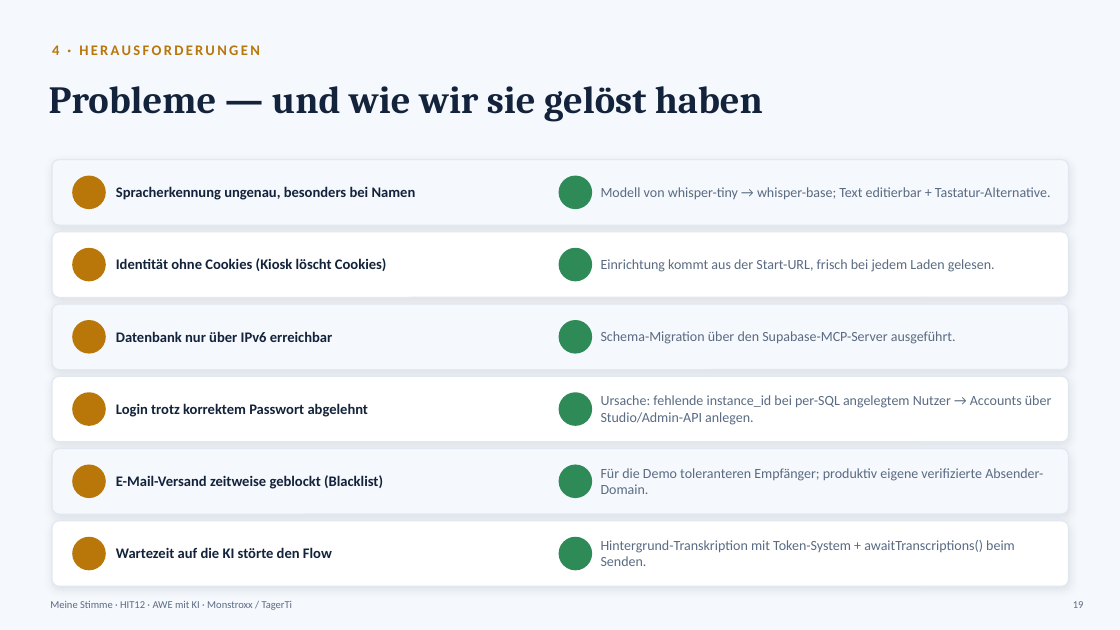
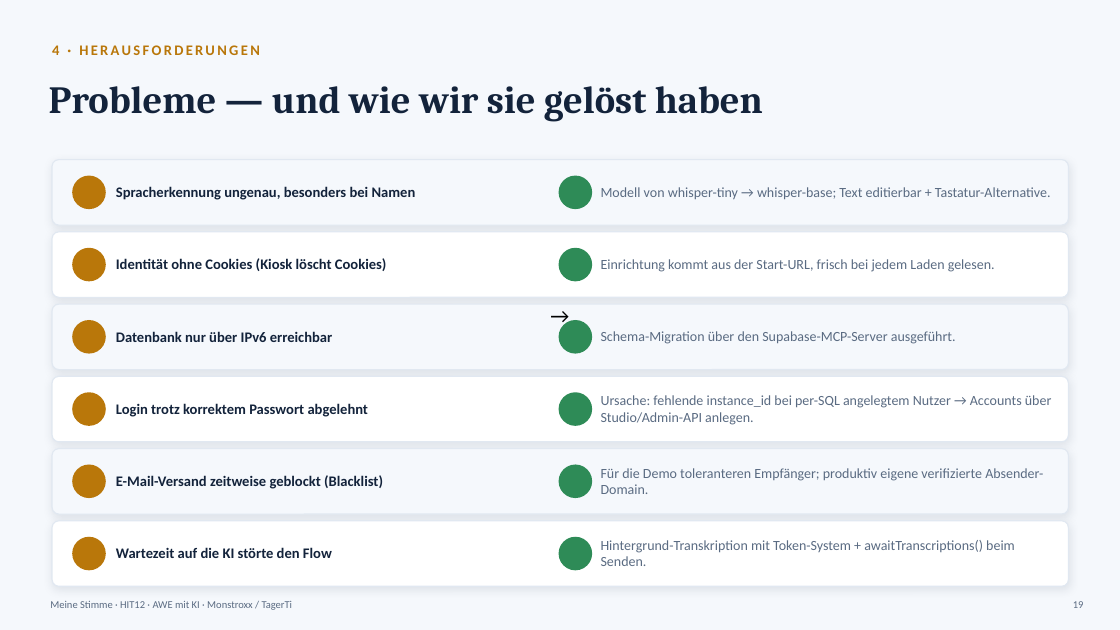
Before and after one commit to Monstroxx/Meine_Stimme, a slide deck: slide 19 of docs/Meine_Stimme.pptx. Drawn at 1120x630 pixels with LibreOffice and Linux fonts; fonts in the diff are those of the drawing; background and template pictures are left out. Boxes give left, top, right and bottom in pixels: in the first picture for what was removed or moved away, otherwise in the second. Text is boxed around its words. In the diff, an @@ line names an element or a change of style, - is before the commit and + after.

```diff
--- a/docs/Meine_Stimme.pptx
+++ b/docs/Meine_Stimme.pptx
@@ text added at [542, 298, 578, 332], 18 pt, text #000000 @@
+→
```
Also in this commit, not shown: 3 other slides changed.
